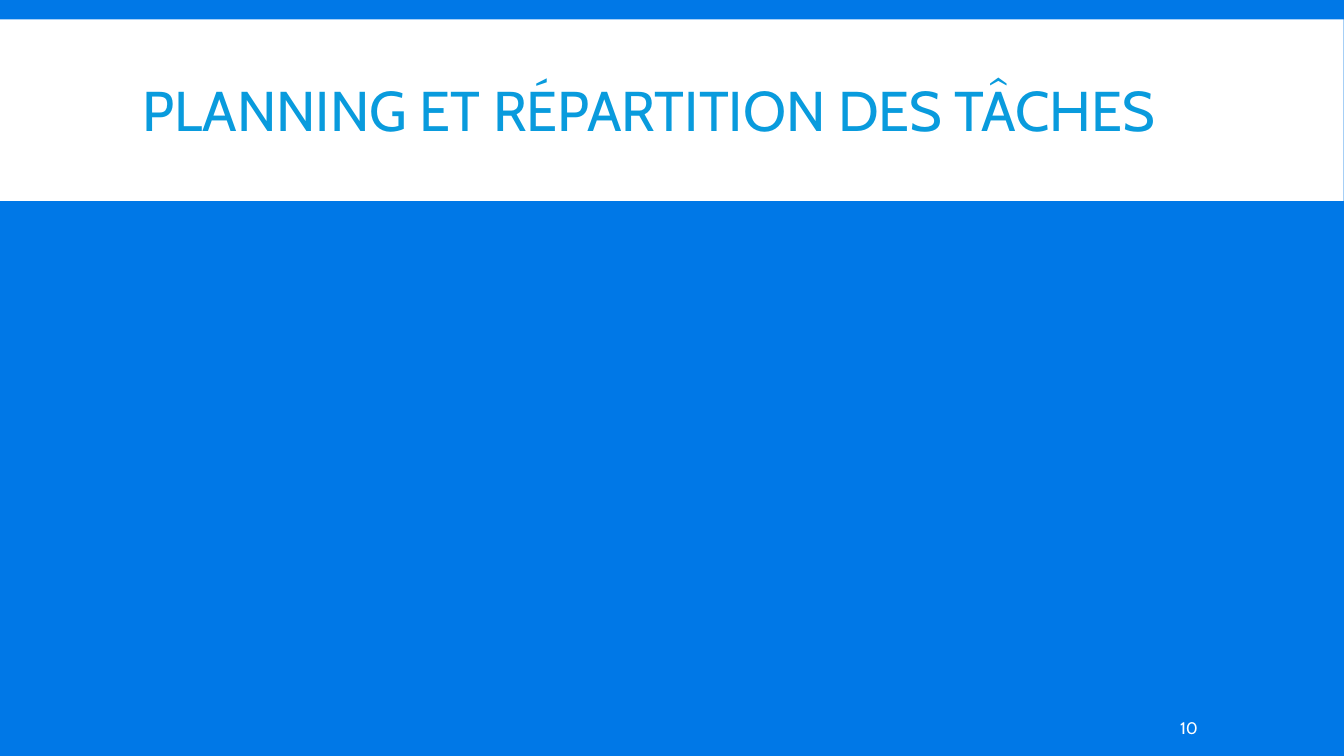
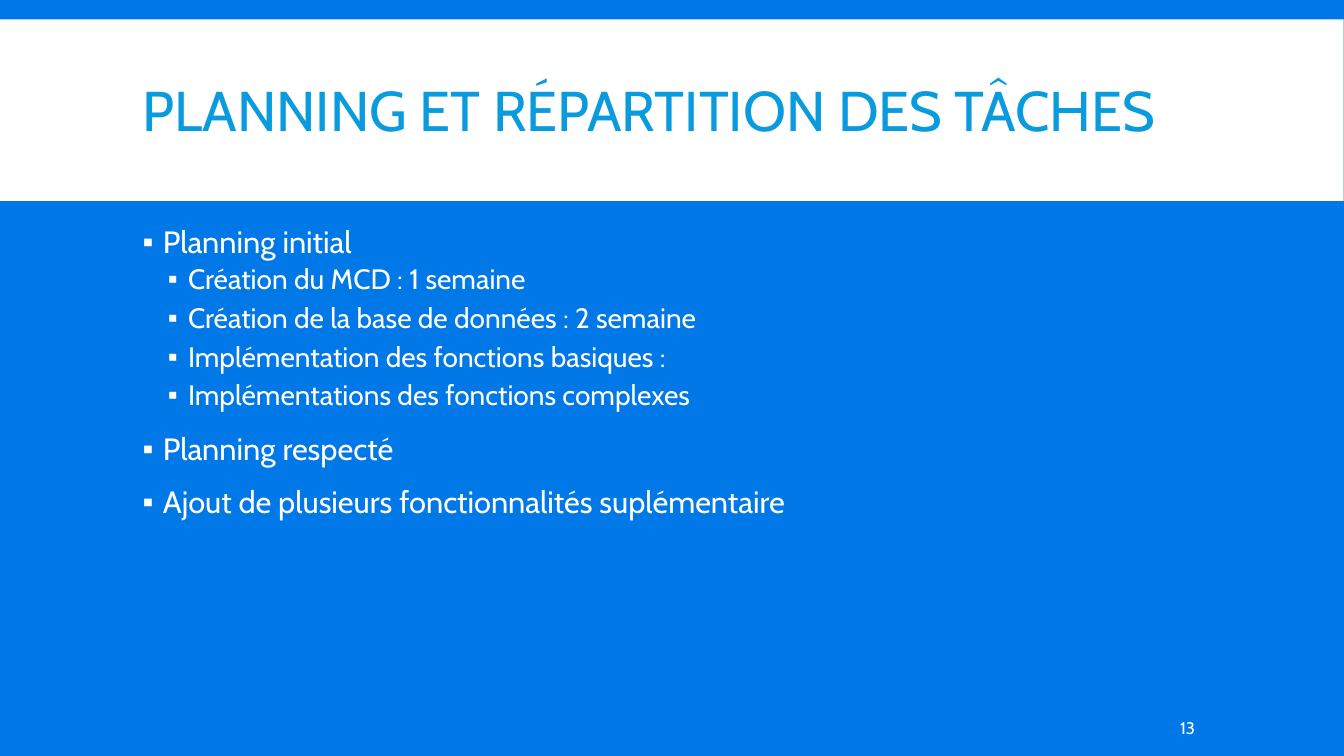
Before and after one commit to RetroAsh/CoEtu, a slide deck: slide 13 of rapports/Freetu.pptx (slide 10 before the commit). Drawn at 1344x756 pixels with LibreOffice and Linux fonts; fonts in the diff are those of the drawing. Boxes give left, top, right and bottom in pixels: in the first picture for what was removed or moved away, otherwise in the second. Text is boxed around its words. In the diff, an @@ line names an element or a change of style, - is before the commit and + after.

```diff
--- a/rapports/Freetu.pptx
+++ b/rapports/Freetu.pptx
@@ text added at <box>163,230,784,520</box>, 20 pt, text #FFFFFF @@
+▪ Planning initial
+  ▪ Création du MCD : 1 semaine
+  ▪ Création de la base de données : 2 semaine
+  ▪ Implémentation des fonctions basiques :
+  ▪ Implémentations des fonctions complexes
+▪ Planning respecté
+▪ Ajout de plusieurs fonctionnalités suplémentaire
@@ page number at <box>1180,722,1195,735</box>: text changed @@
-10
+13
```
Also in this commit, not shown: 6 other slides changed, 5 slides added, 2 slides removed, 3 other files.
